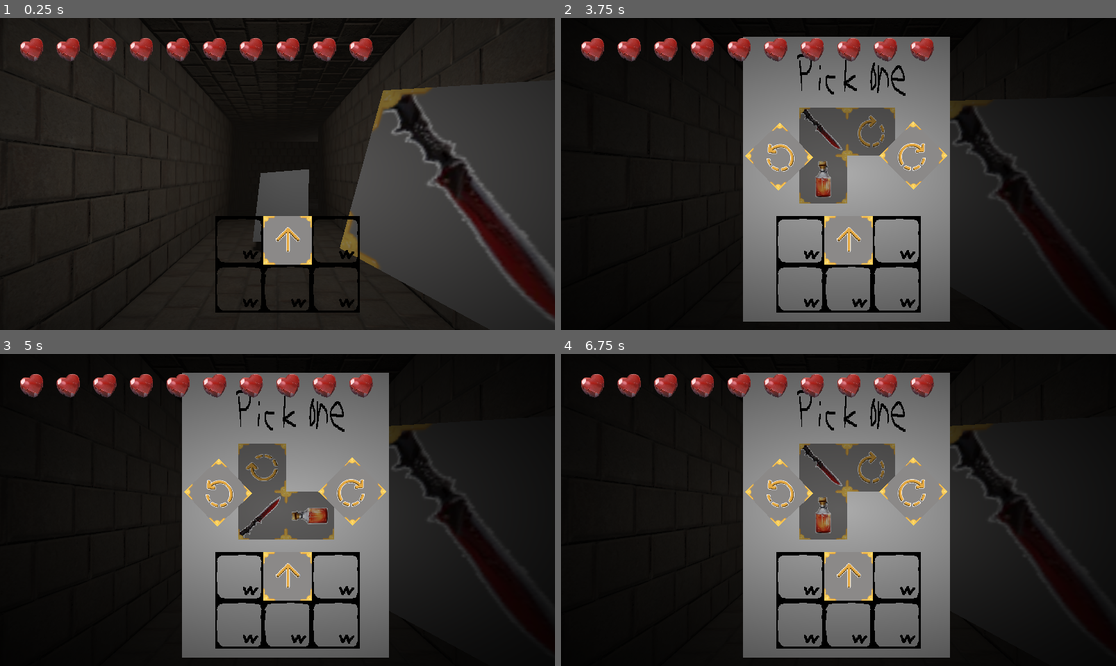
Above: before the commit, frames 1-4 (two rows, left to right).
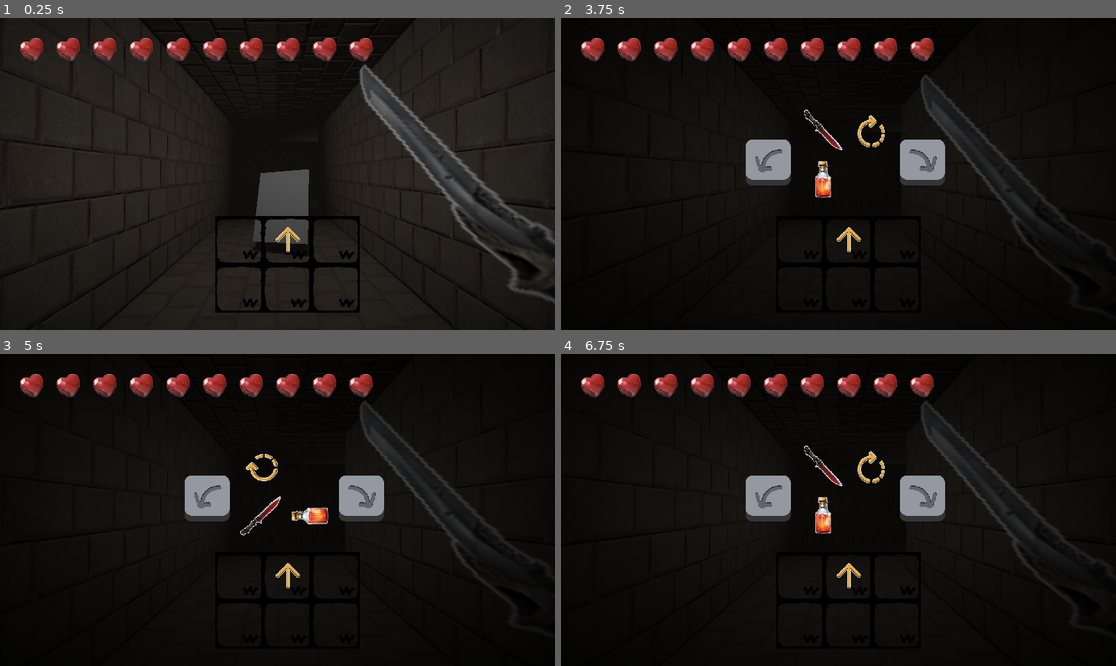
Above: after the commit, the same moments.

Repository: painttist/2023-04-04-Dungeon-Crawler-Jam
Game: Godot game, scene res://scenes/main.tscn
Two runs of this game, one before a commit and one after it. Both use one fixed random seed, a clock stepped at 60 frames per second and the inputs below. This scene is started directly instead of the project's main scene. Sound files missing from this copy of the repository are replaced by a short silence.
Inputs (mouse positions are in pixels of both pictures, inside the frame that each line leads up to; where the layout moved, square brackets give the same spot in the first picture):
- Up to frame 1 (0.25 s): no input
- Up to frame 2 (3.75 s): drag from (849, 264) to (894, 105) at 0.52 s; tap Enter at 1.25, 2.75 s; drag from (727, 189) to (849, 264) at 1.27 s; tap Space at 2, 3.5 s; move the mouse to (894, 105) at 2.02 s; hold E (E) 2.03-2.75 s; click (894, 105) at 2.17 s; tap S (S) at 2.3 s; drag from (810, 236) to (672, 127) at 2.77 s; move the mouse to (1005, 220) at 3.52 s; hold W (W) from 3.53 s (still down); click (1005, 220) at 3.67 s
- Up to frame 3 (5 s): tap A (A) at 3.8 s; release W (W) at 4.25 s; click (205, 497) [216, 491] at 4.25 s
- Up to frame 4 (6.75 s): click (921, 497) [910, 491] at 5 s; click (766, 497) [777, 491] at 5.75 s; click (921, 497) [910, 491] at 6.5 s

The runs differ from the first frame. In frame 1, 18% of the frame differs, in the area x 47-100%, y 14-100%; in frame 2, 30%; in frame 3, 30%; in frame 4, 30%, in the area x 32-93%, y 6-98%.

Commit message:
Updated UI

Diff:
--- a/scenes/Player.tscn
+++ b/scenes/Player.tscn
@@ -1,7 +1,7 @@
 [gd_scene load_steps=12 format=3 uid="uid://c30gtqlkrth85"]
 
 [ext_resource type="Script" path="res://scripts/Player.gd" id="1_mr61o"]
-[ext_resource type="Texture2D" uid="uid://cwdo64ylusvjf" path="res://Sprites/sword.png" id="2_fofk2"]
+[ext_resource type="Texture2D" uid="uid://ccmcnvnnmqyti" path="res://Sprites/large_sword_clean.png" id="2_s0kmh"]
 [ext_resource type="AudioStream" uid="uid://42yp3il8p86a" path="res://Audio/WHOOSH_Air_Very_Fast_RR2_mono.wav" id="3_57fgf"]
 
 [sub_resource type="Environment" id="Environment_wuqtq"]
@@ -203,7 +203,10 @@
 
 [node name="Sprite3D" type="Sprite3D" parent="."]
 transform = Transform3D(0.431527, 0.147075, -0.44917, -0.14471, 0.620129, 0.0640271, 0.449938, 0.0583906, 0.451383, 0.54348, -0.065041, -0.575877)
-texture = ExtResource("2_fofk2")
+
+[node name="Sprite3D" type="Sprite3D" parent="Sprite3D"]
+transform = Transform3D(-0.455545, 0.890213, 0, -0.890213, -0.455545, 0, 0, 0, 1, 0, 0, 0)
+texture = ExtResource("2_s0kmh")
 
 [node name="AudioListener3D" type="AudioListener3D" parent="."]
 
--- a/scenes/main.tscn
+++ b/scenes/main.tscn
@@ -7,9 +7,9 @@
 [ext_resource type="Texture2D" uid="uid://62ctsp0pk62d" path="res://Sprites/skill_ui_bg.png" id="4_jm2q3"]
 [ext_resource type="PackedScene" uid="uid://it8fxyv3dr1e" path="res://Enemy/Slime.tscn" id="5_obdrs"]
 [ext_resource type="PackedScene" uid="uid://b2l1gfpihe2es" path="res://Enemy/Wolf.tscn" id="6_scurk"]
-[ext_resource type="Texture2D" uid="uid://h030lwx4xpcj" path="res://Sprites/turn_left.png" id="7_ajb1w"]
+[ext_resource type="Texture2D" uid="uid://ckruear8kq0sc" path="res://Sprites/button_turn_left.png" id="7_2q3a8"]
 [ext_resource type="PackedScene" uid="uid://bactju1vjjbfu" path="res://Chest/Chest.tscn" id="8_0hfbb"]
-[ext_resource type="Texture2D" uid="uid://doo2ua64n4vj3" path="res://Sprites/turn_right.png" id="8_ibk8h"]
+[ext_resource type="Texture2D" uid="uid://bdbgf7mtym17r" path="res://Sprites/button_turn_right.png" id="8_ckp3m"]
 [ext_resource type="Texture2D" uid="uid://tlv4yv1xjv85" path="res://Sprites/heart_icon.png" id="9_6lejp"]
 [ext_resource type="Script" path="res://scripts/HealthBar.gd" id="9_jmyin"]
 [ext_resource type="AudioStream" uid="uid://d3thkm84gachi" path="res://Audio/Pretty Dungeon LOOP.wav" id="9_t2ldl"]
@@ -50,14 +50,6 @@
 [node name="SkillUI" type="CanvasLayer" parent="Player"]
 script = ExtResource("4_7qm52")
 
-[node name="BG" type="Sprite2D" parent="Player/SkillUI"]
-position = Vector2(592, 335)
-scale = Vector2(0.859492, 1.9729)
-texture = ExtResource("4_jm2q3")
-
-[node name="TileGroup" parent="Player/SkillUI" instance=ExtResource("12_nqgqt")]
-position = Vector2(494, 186)
-
 [node name="ColorRect" type="ColorRect" parent="Player/SkillUI"]
 material = SubResource("ShaderMaterial_0gqbr")
 anchors_preset = 15
@@ -67,21 +59,28 @@
 grow_vertical = 2
 mouse_filter = 2
 
+[node name="BG" type="Sprite2D" parent="Player/SkillUI"]
+visible = false
+position = Vector2(592, 335)
+scale = Vector2(0.859492, 1.9729)
+texture = ExtResource("4_jm2q3")
+
+[node name="TileGroup" parent="Player/SkillUI" instance=ExtResource("12_nqgqt")]
+position = Vector2(494, 186)
+
 [node name="LeftButton" type="TextureButton" parent="Player/SkillUI"]
-offset_left = 382.0
-offset_top = 286.0
-offset_right = 482.0
-offset_bottom = 386.0
-rotation = -0.758239
-texture_normal = ExtResource("7_ajb1w")
+offset_left = 380.0
+offset_top = 250.0
+offset_right = 480.0
+offset_bottom = 350.0
+texture_normal = ExtResource("7_2q3a8")
 
 [node name="RightButton" type="TextureButton" parent="Player/SkillUI"]
-offset_left = 731.0
-offset_top = 215.0
-offset_right = 831.0
-offset_bottom = 315.0
-rotation = 0.783103
-texture_normal = ExtResource("8_ibk8h")
+offset_left = 700.0
+offset_top = 250.0
+offset_right = 800.0
+offset_bottom = 350.0
+texture_normal = ExtResource("8_ckp3m")
 
 [node name="CanvasLayer3" type="CanvasLayer" parent="Player"]
 
--- a/scripts/Globals.gd
+++ b/scripts/Globals.gd
@@ -43,15 +43,15 @@
 }
 
 var sprite_dict = {
-	ARROW: preload("res://Sprites/arrow_up.png"),
-	SWORD_UP: preload("res://Sprites/sword_up.png"),
-	SWORD_DOWN: preload("res://Sprites/sword_down.png"),
-	WAND_UP: preload("res://Sprites/wand_up.png"),
-	WAND_DOWN: preload("res://Sprites/wand_down.png"),
-	LEFT: preload("res://Sprites/turn_left.png"),
-	RIGHT: preload("res://Sprites/turn_right.png"),
-	KNIFE: preload("res://Sprites/sword.png"),
-	POTION: preload("res://Sprites/potion.png")
+	ARROW: preload("res://Sprites/arrow_up_clean.png"),
+	SWORD_UP: preload("res://Sprites/sword_up_clean.png"),
+	SWORD_DOWN: preload("res://Sprites/sword_down_clean.png"),
+	WAND_UP: preload("res://Sprites/wand_up_clean.png"),
+	WAND_DOWN: preload("res://Sprites/wand_down_clean.png"),
+	LEFT: preload("res://Sprites/turn_left_clean.png"),
+	RIGHT: preload("res://Sprites/turn_right_clean.png"),
+	KNIFE: preload("res://Sprites/sword_clean.png"),
+	POTION: preload("res://Sprites/potion_clean.png")
 }
 
 func get_rand_tile_set():
Binary file added: Sprites/large_sword_clean.png
Not shown, added: Sprites/large_sword_clean.png.import
Binary file changed: Sprites/sword_clean.png
